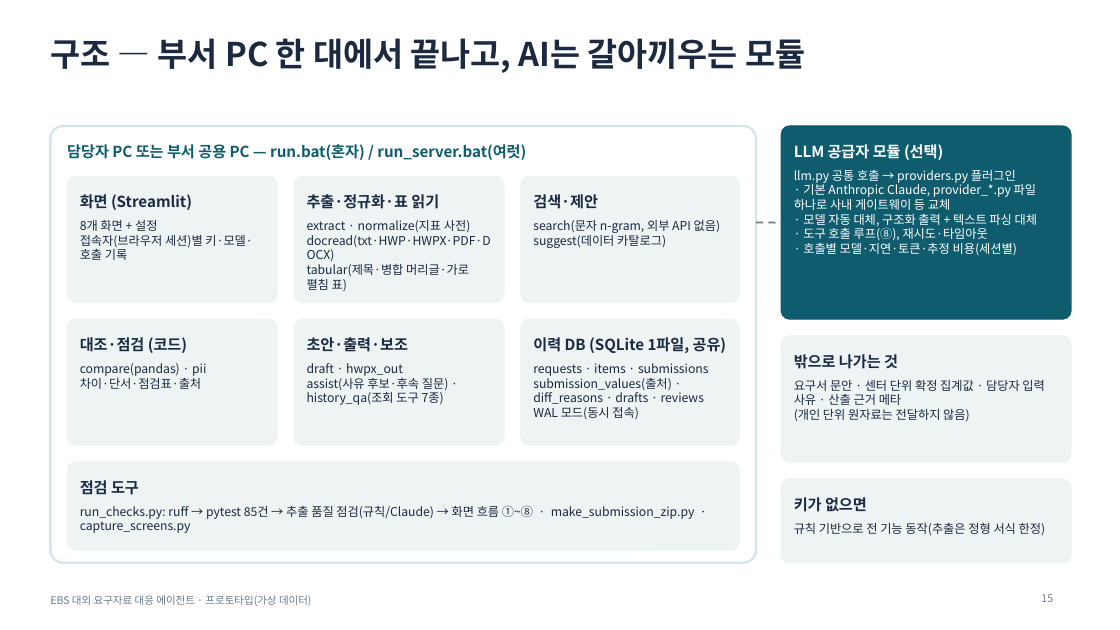
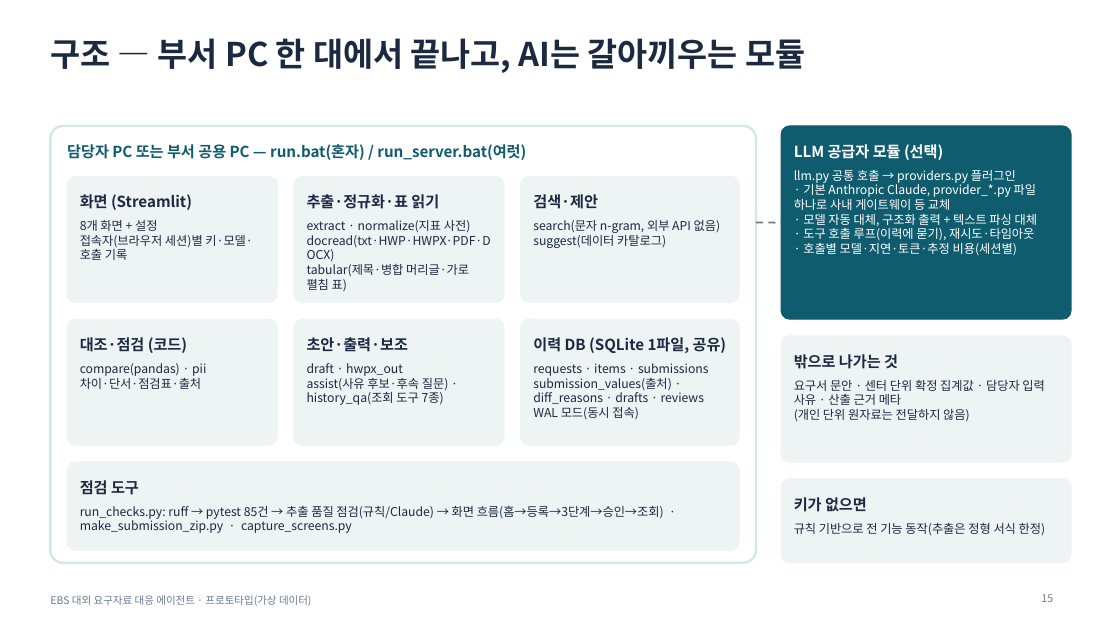
Before and after one commit to lts134/ebsjajucenter, a slide deck: slide 15 of app/docs/발표자료_EBS_요구자료대응에이전트.pptx. Drawn at 1120x630 pixels with LibreOffice and Linux fonts; fonts in the diff are those of the drawing. Boxes give left, top, right and bottom in pixels: in the first picture for what was removed or moved away, otherwise in the second. Text is boxed around its words. In the diff, an @@ line names an element or a change of style, - is before the commit and + after.

```diff
--- a/app/docs/발표자료_EBS_요구자료대응에이전트.pptx
+++ b/app/docs/발표자료_EBS_요구자료대응에이전트.pptx
@@ text at (x1=803, y1=228, x2=1034, y2=241): text changed @@
-· 도구 호출 루프(⑧), 재시도·타임아웃
+· 도구 호출 루프(이력에 묻기), 재시도·타임아웃
@@ text at (x1=80, y1=506, x2=664, y2=533): text changed @@
-run_checks.py: ruff → pytest 85건 → 추출 품질 점검(규칙/Claude) → 화면 흐름 ①~⑧ · make_submission_zip.py · capture_screens.py
+run_checks.py: ruff → pytest 85건 → 추출 품질 점검(규칙/Claude) → 화면 흐름(홈→등록→3단계→승인→조회) · make_submission_zip.py · capture_screens.py
```
Also in this commit, not shown: 12 other slides changed, 34 other files.
